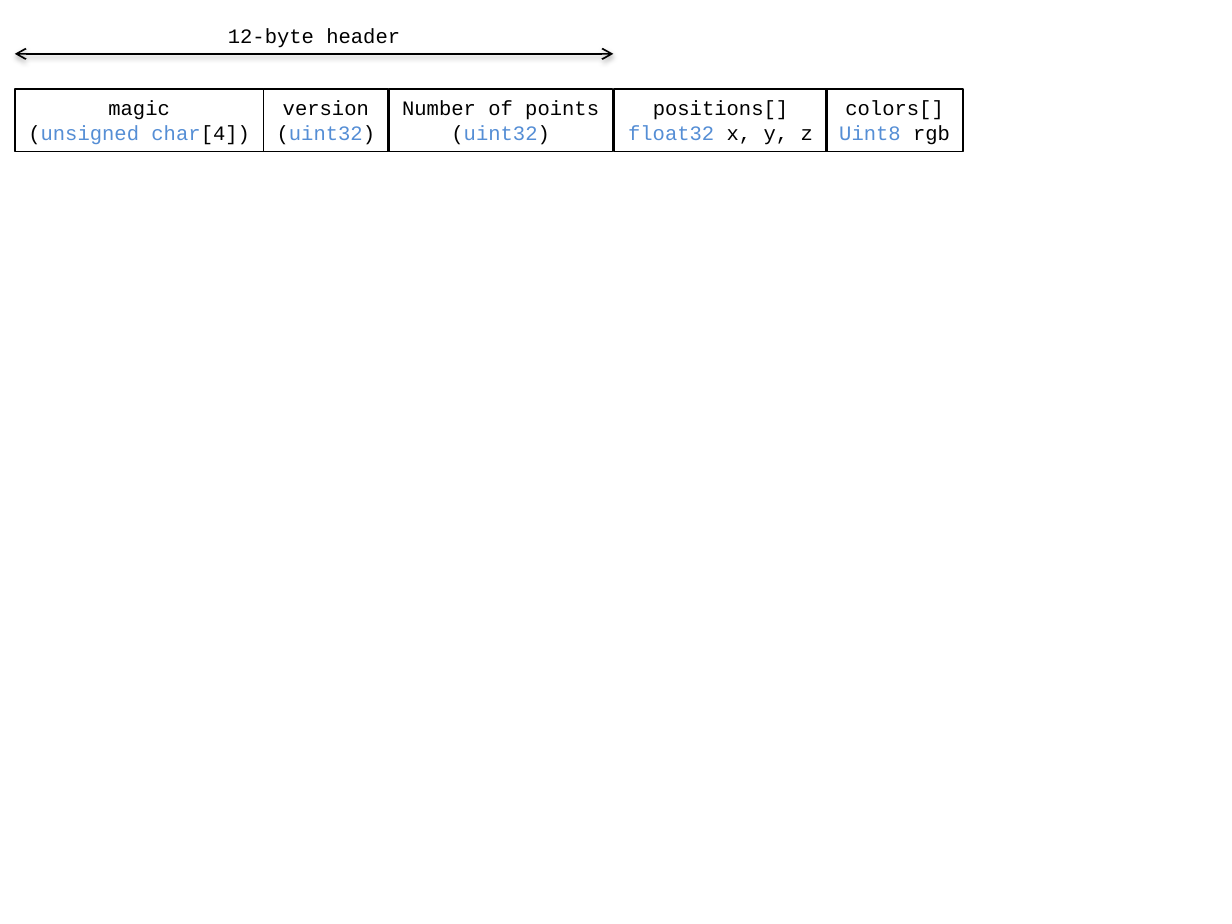
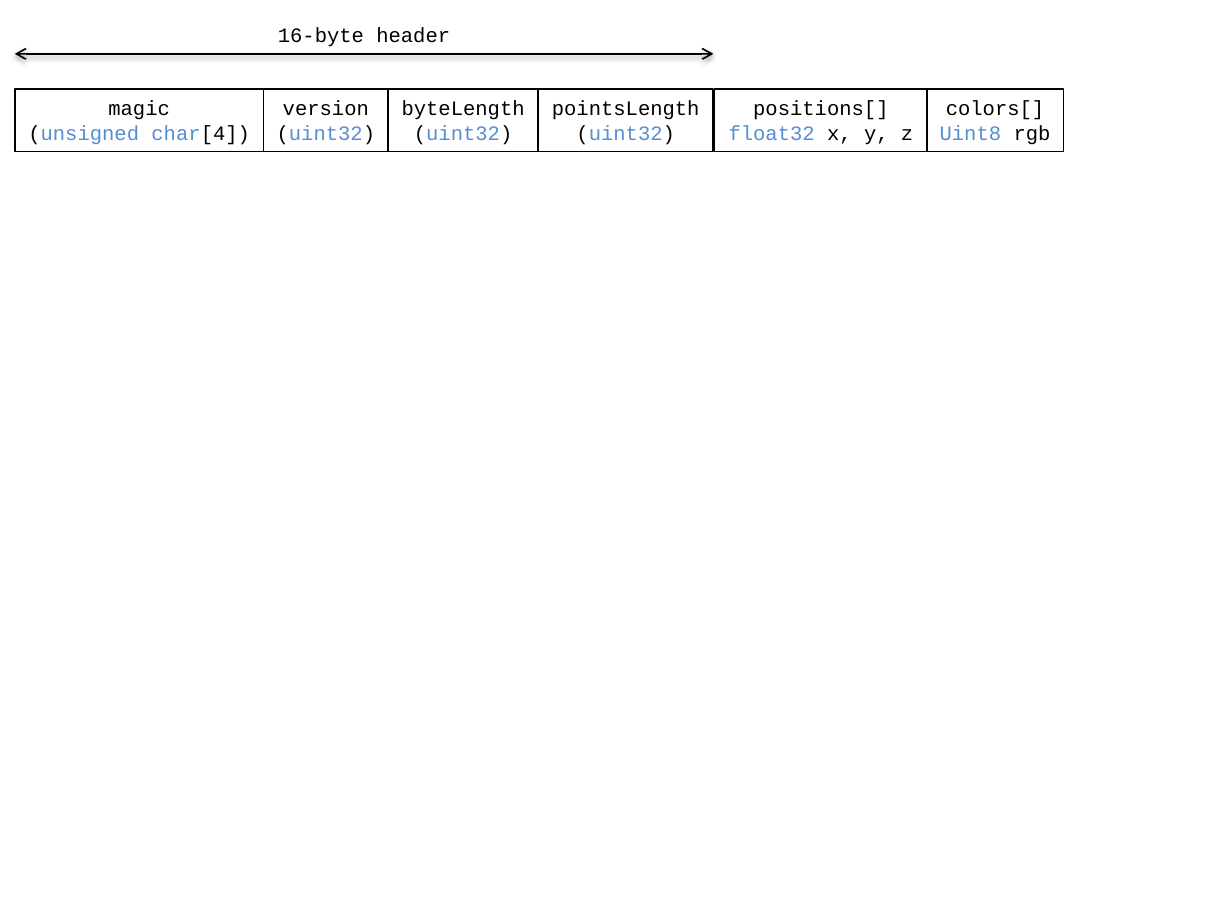
Before and after one commit to CesiumGS/3d-tiles, a slide deck: slide 1 of pnts/figures/Figures.pptx. Drawn at 1232x924 pixels with LibreOffice and Linux fonts; fonts in the diff are those of the drawing. Boxes give left, top, right and bottom in pixels: in the first picture for what was removed or moved away, otherwise in the second. Text is boxed around its words. In the diff, an @@ line names an element or a change of style, - is before the commit and + after.

```diff
--- a/pnts/figures/Figures.pptx
+++ b/pnts/figures/Figures.pptx
@@ text at <box>278,27,450,47</box>: text changed @@
-12-byte header
+16-byte header
@@ double arrow moved from (15, 54) - (614, 54) to (15, 54) - (713, 54) @@
@@ rectangle added at <box>388,89,538,150</box>, outline #000000 1 pt, 12 pt, text #000000 @@
+byteLength
+(uint32)
@@ rectangle "pointsLength": place and size @@
-rectangle "pointsLength" at <box>389,89,614,150</box>
+rectangle "pointsLength" at <box>538,89,713,150</box>
@@ rectangle "positions[]": place and size @@
-rectangle "positions[]" at <box>614,89,827,150</box>
+rectangle "positions[]" at <box>715,89,928,150</box>
@@ rectangle "colors[]": place and size @@
-rectangle "colors[]" at <box>827,89,963,150</box>
+rectangle "colors[]" at <box>926,89,1063,150</box>
@@ text in rectangle at <box>552,101,700,120</box>: text changed @@
-Number of points
+pointsLength
```
Also in this commit, not shown: 7 other files.
